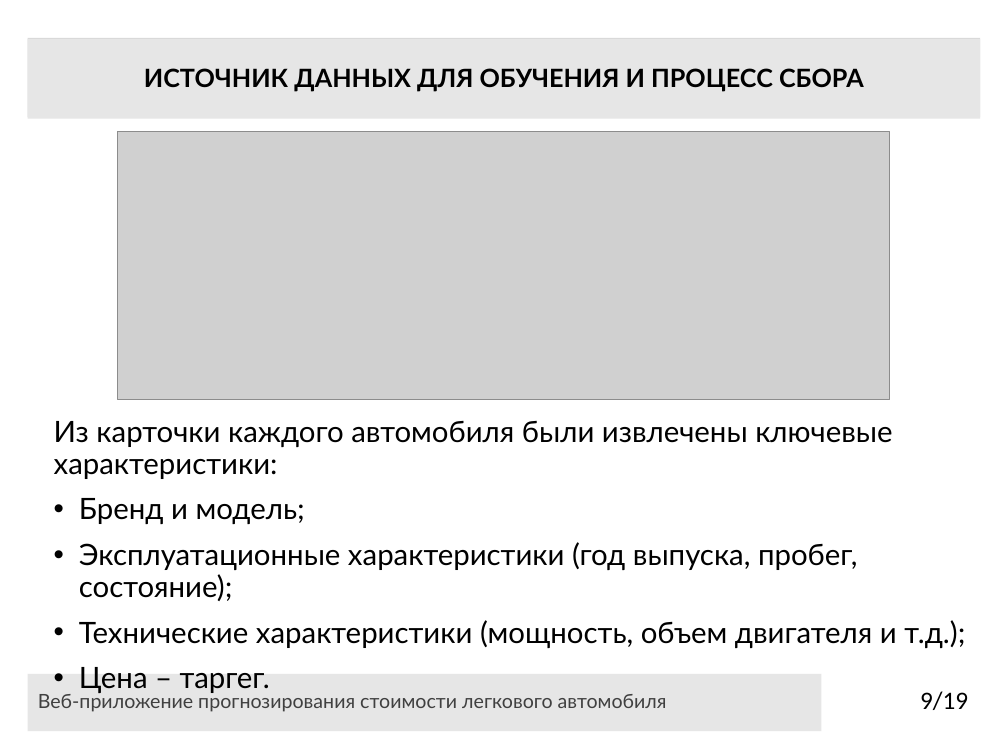
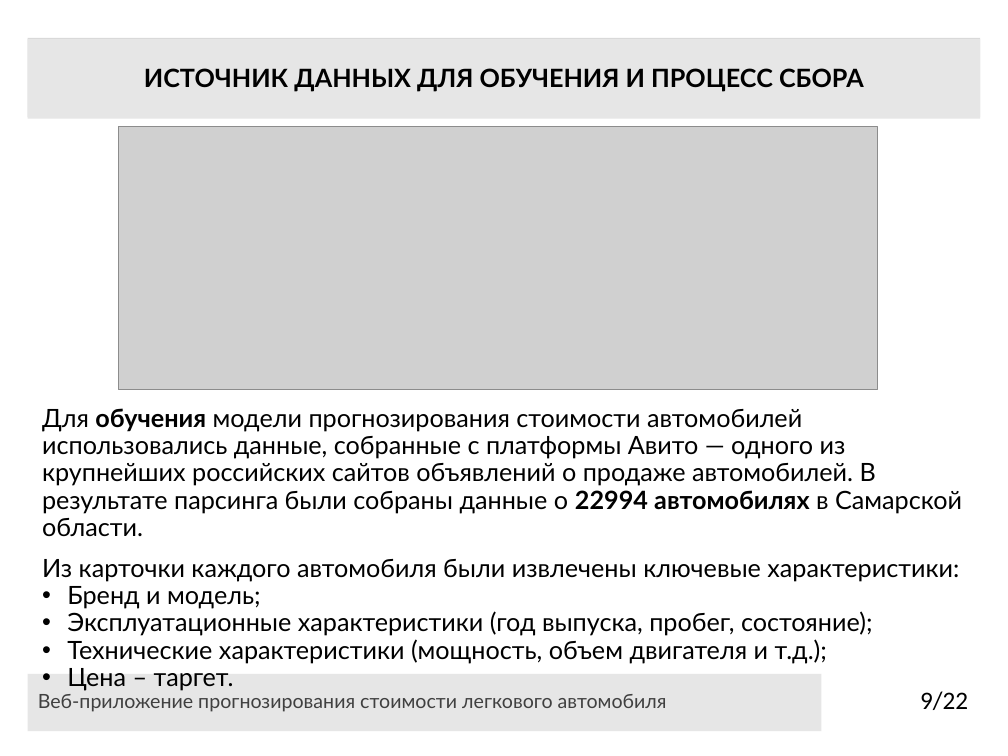
Before and after one commit to CallBan/ssau, a slide deck: slide 9 of 4 курс/2 семестр/ВКР/Презентация_Колбанов_6401.pptx. Drawn at 1008x756 pixels with LibreOffice and Linux fonts; fonts in the diff are those of the drawing; grey boxes stand for pictures. Boxes give left, top, right and bottom in pixels: in the first picture for what was removed or moved away, otherwise in the second. Text is boxed around its words. In the diff, an @@ line names an element or a change of style, - is before the commit and + after.

```diff
--- a/4 курс/2 семестр/ВКР/Презентация_Колбанов_6401.pptx
+++ b/4 курс/2 семестр/ВКР/Презентация_Колбанов_6401.pptx
@@ picture: place and size @@
-picture at (118, 131, 890, 399)
+picture at (118, 126, 877, 389)
@@ text "Для обучения модели прогнозирования стоимости ...": place and size @@
-text "Для обучения модели прогнозирования стоимости ..." at (54, 421, 965, 693)
+text "Для обучения модели прогнозирования стоимости ..." at (42, 408, 962, 663)
@@ text at (42, 408, 962, 537): paragraph added @@
+Для обучения модели прогнозирования стоимости автомобилей использовались данные, собранные с платформы Авито — одного из крупнейших российских сайтов объявлений о продаже автомобилей. В результате парсинга были собраны данные о 22994 автомобилях в Самарской области.
@@ text at (42, 559, 959, 663): size 21 to 18 pt in "Из карточки каждого автомобиля были извлечены ключевые ...", "Бренд и модель;", "Эксплуатационные характеристики (год выпуска, пробег, состоя ...", "Технические характеристики (мощность, объем двигателя и т.д. ..."; less space between paragraphs @@
@@ text at (79, 667, 270, 693): text changed; size 21 to 18 pt @@
-• Цена – таргег.
+• Цена – таргет.
@@ page number at (920, 691, 968, 710): text changed @@
-9/19
+9/22
```
Also in this commit, not shown: 8 other slides changed, 4 slides added, 1 slide removed, 5 other files.
